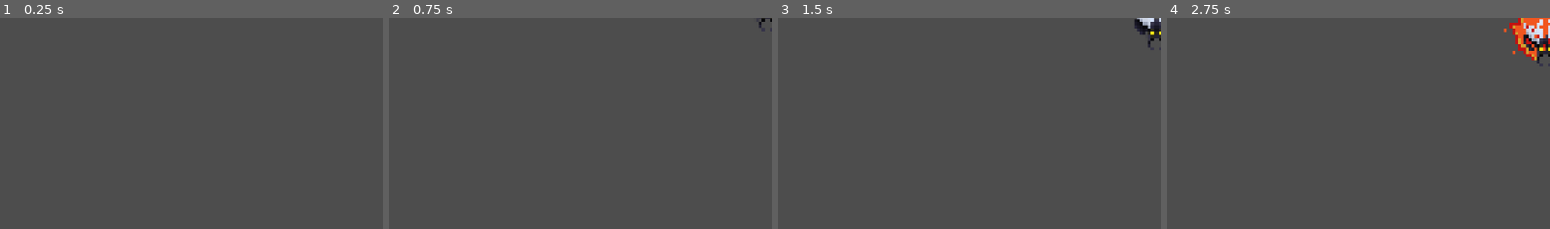
Above: before the commit, frames 1-4 (left to right).
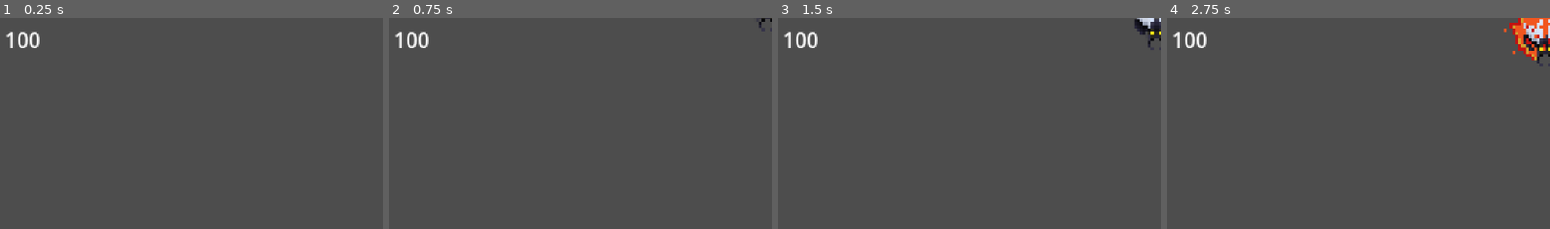
Above: after the commit, the same moments.

Repository: Mark-0909/Type-Wizard-Tower-Defense
Game: Godot game, scene res://nodes/main.tscn
The game is run twice, just before and just after one commit, with the same random seed, the same clock (stepped at 60 frames per second) and the same inputs. The engine's default icon, where the game draws it, is replaced by a stand-in: a white triangle on a blue panel in a dark square.
Inputs:
- Up to frame 1 (0.25 s): no input
- Up to frame 2 (0.75 s): tap Enter at 0.5 s; hold D from 0.53 s (still down); tap 1 (health) at 0.6 s
- Up to frame 3 (1.5 s): release D at 1.28 s; hold S from 1.28 s (still down); tap Space (Clear) at 1.35 s
- Up to frame 4 (2.75 s): tap 1 (health) at 1.55, 2.3 s; release S at 2.03 s; hold D from 2.03 s (still down); tap 3 (explosion) at 2.1 s
The pictures show only the part of the screen within x 0-50%, y 0-50%; the shares and areas given below are measured in that part.

The runs differ from the first frame. In frame 1, 0.4% of the frame differs, in the area x 1-11%, y 6-15%; in frame 2, 0.4%; in frame 3, 0.4%; in frame 4, 0.4%.

Commit message:
added health bar

Diff:
--- a/nodes/fireball.gd
+++ b/nodes/fireball.gd
@@ -1,6 +1,6 @@
 extends Area2D
 
-@export var speed: float = 700.0
+@export var speed: float = 1000.0
 var target: Node2D = null
 var is_gone: bool = false
 
--- a/nodes/main.tscn
+++ b/nodes/main.tscn
@@ -65,4 +65,19 @@
 wait_time = 30.0
 autostart = true
 
+[node name="Infos" type="Control" parent="."]
+layout_mode = 3
+anchors_preset = 0
+offset_right = 40.0
+offset_bottom = 40.0
+
+[node name="health_indicator" type="Label" parent="Infos"]
+layout_mode = 0
+offset_left = -1443.0
+offset_top = -818.0
+offset_right = -1403.0
+offset_bottom = -795.0
+scale = Vector2(4.98479, 5.17406)
+text = "100"
+
 [connection signal="timeout" from="Timer" to="." method="_on_timer_timeout"]
--- a/scripts/enemy_1.gd
+++ b/scripts/enemy_1.gd
@@ -7,6 +7,10 @@
 var _is_on_aim: bool = false
 var _is_dead: bool = false
 var _is_frozen: bool = false
+
+var _can_attack: bool = true
+@export var attack_cooldown: float = 1.5  # cooldown in seconds
+
 
 @export var game_manager: Node = null
 
@@ -39,6 +43,7 @@
 			is_moving = false
 			if collider.is_in_group("castle"):
 				attack()
+				await get_tree().create_timer(1).timeout
 			else:
 				$AnimatedSprite2D.play("idle")
 		else:
@@ -65,9 +70,19 @@
 	spawn_booster()
 
 func attack():
-	if _is_dead:
+	if _is_dead or not _can_attack:
 		return
+
 	$AnimatedSprite2D.play("attack")
+	game_manager.Minus_Health(2)
+	_can_attack = false
+	attack_cooldown_timer()
+
+func attack_cooldown_timer():
+	await get_tree().create_timer(attack_cooldown).timeout
+	_can_attack = true
+
+
 
 func is_on_aim() -> bool:
 	return _is_on_aim
--- a/scripts/game_manager.gd
+++ b/scripts/game_manager.gd
@@ -5,6 +5,7 @@
 var Booster_1_Count = 1
 var Booster_2_Count = 1
 var Booster_3_Count = 1
+
 
 var word_pool = {
 	4: [
@@ -118,6 +119,11 @@
 func _ready() -> void:
 	pass # Replace with function body.
 
+func _process(delta: float) -> void:
+	$"../Infos/health_indicator".text = str(Health_Points)
+
+
+
 
 # Adding number of booster
 func Add_Booster(type: int) -> void:
